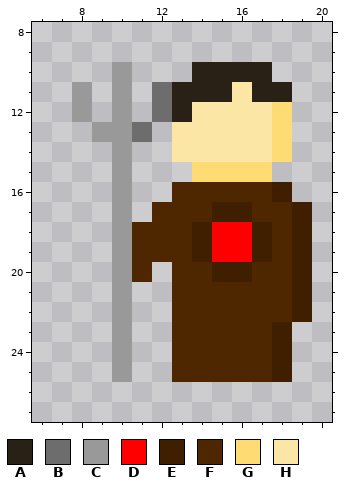
A pixel-art sprite gets an edit: art/characters/peasant.png. The picture above is the old version.
The file is 32x32 pixels. Shown: x 6..20, y 8..27.
Palette (. is transparent): A #292016  B #6d6d6d  C #999999  D #ff0000  E #3f1f00  F #4e2700  G #ffdb73  H #fce6a6
Pixels before, first column x 8:
10 ..C...AAAA..
11 C.C.BAAAHAA.
12 C.C.BAHHHHG.
13 .CCB.HHHHHG.
14 ..C..HHHHHG.
15 ..C...GGGG..
16 ..C..FFFFFE.
17 ..C.FFFEEFFE
18 ..CFFFEDDEFE
19 ..CFFFEDDEFE
20 ..CF.FFEEFFE
21 ..C..FFFFFFE
22 ..C..FFFFFFE
23 ..C..FFFFFE.
24 ..C..FFFFFE.
25 ..C..FFFFFE.
After:
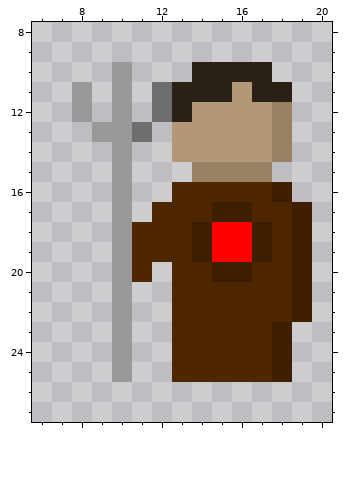
Change:
colour G: #ffdb73 -> #998263
colour H: #fce6a6 -> #b29876
Changed places in both pictures, as pixel boxes (x1, y1, x2, y2):
changed: (172, 82, 292, 182)
